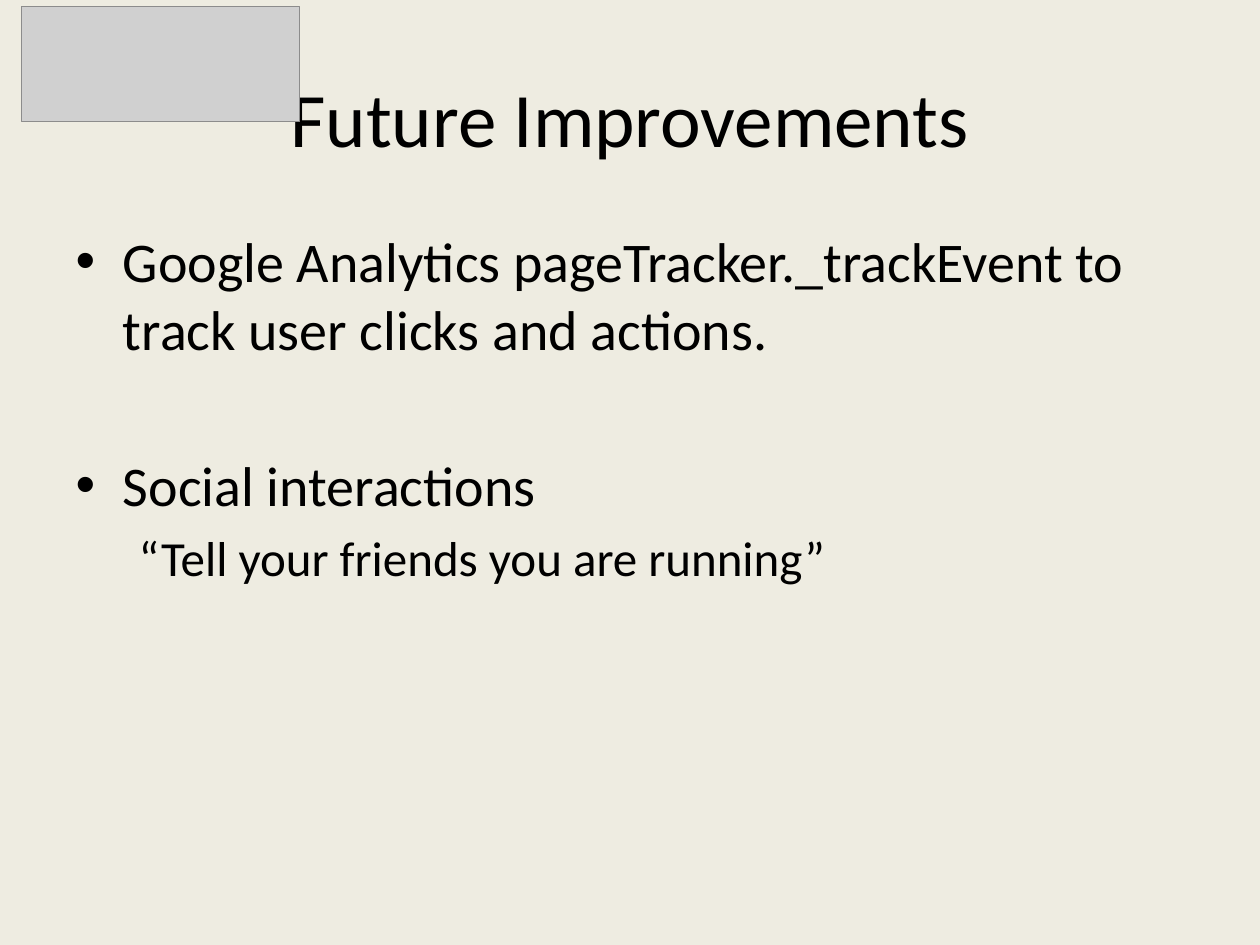
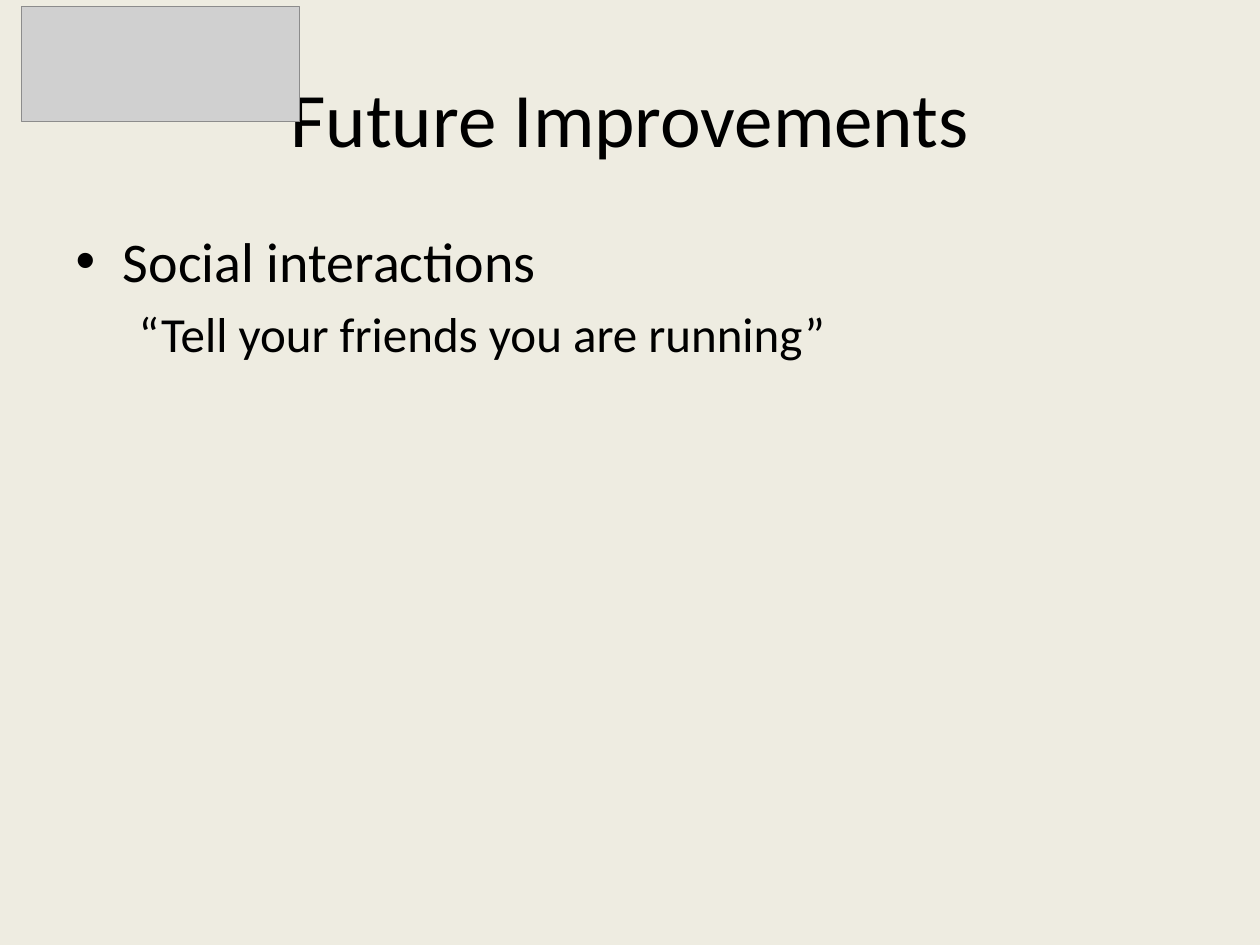
Before and after one commit to shaalin/awsHackathon2014, a slide deck: slide 8 of docs/Architecture.pptx. Drawn at 1260x945 pixels with LibreOffice and Linux fonts; fonts in the diff are those of the drawing; grey boxes stand for pictures. Boxes give left, top, right and bottom in pixels: in the first picture for what was removed or moved away, otherwise in the second. Text is boxed around its words. In the diff, an @@ line names an element or a change of style, - is before the commit and + after.

```diff
--- a/docs/Architecture.pptx
+++ b/docs/Architecture.pptx
@@ text at (123,243,1124,351): paragraph removed @@
-• Google Analytics pageTracker._trackEvent to track user clicks and actions.
```
Also in this commit, not shown: 4 other slides changed, 1 slide added, 1 slide removed.
